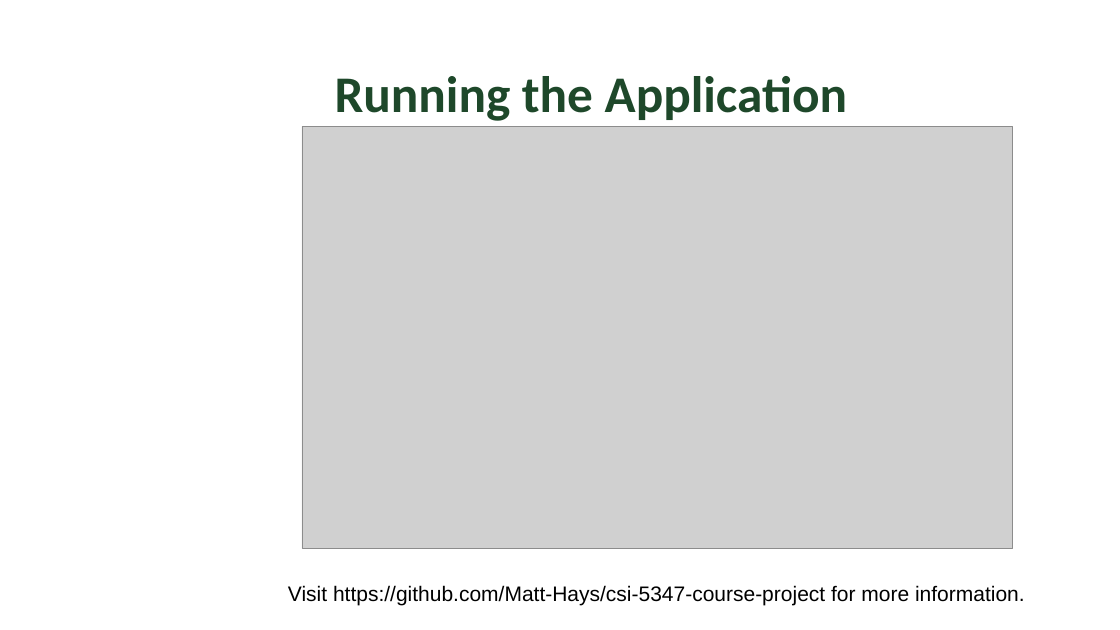
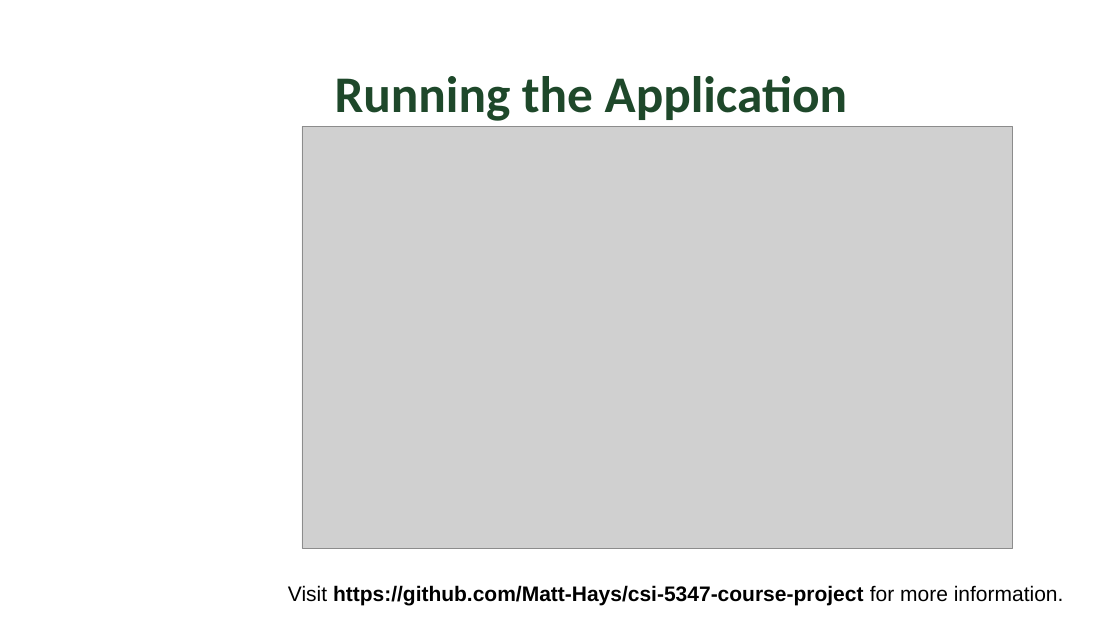
Before and after one commit to Matt-Hays/csi-5347-course-project, a slide deck: slide 11 of submission-artifacts/PointOfSaleSystem_HaysMatthew_JoshuaWellman.pptx (slide 9 before the commit). Drawn at 1120x630 pixels with LibreOffice and Linux fonts; fonts in the diff are those of the drawing; grey boxes stand for pictures; background and template pictures are left out. Boxes give left, top, right and bottom in pixels: in the first picture for what was removed or moved away, otherwise in the second. Text is boxed around its words. In the diff, an @@ line names an element or a change of style, - is before the commit and + after.

```diff
--- a/submission-artifacts/PointOfSaleSystem_HaysMatthew_JoshuaWellman.pptx
+++ b/submission-artifacts/PointOfSaleSystem_HaysMatthew_JoshuaWellman.pptx
@@ text "Visit https://github.com/Matt-Hays/csi-5347-course-project f ..." at <box>288,585,1064,606</box>: bold on in "https://github.com/Matt-Hays/csi-5347-course-project" @@
```
Also in this commit, not shown: 1 other slide changed, 6 slides added, 3 other files.
